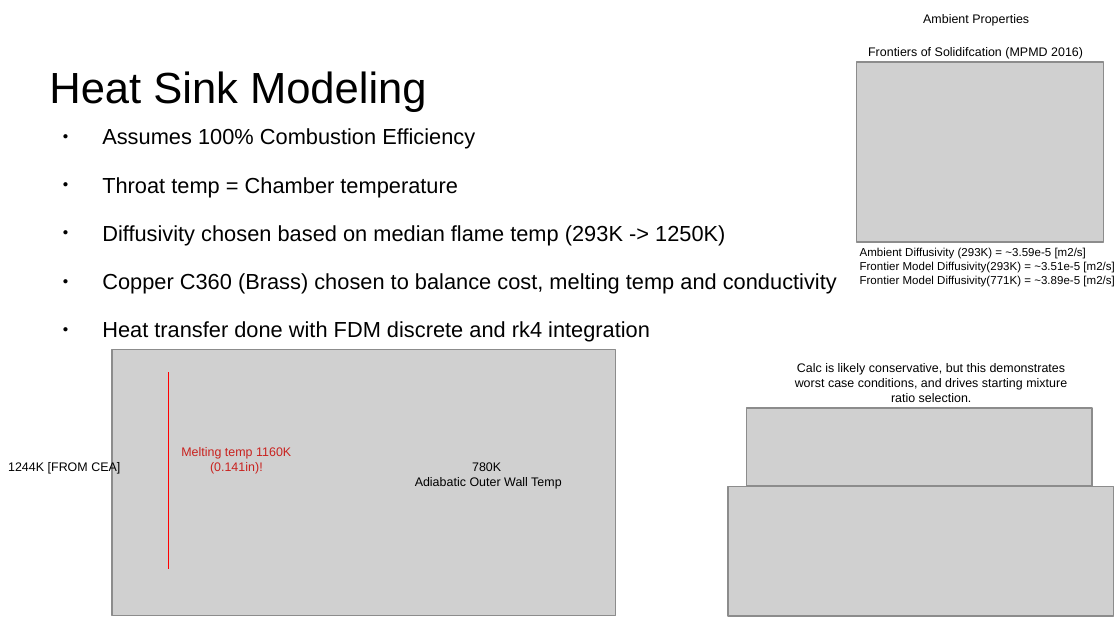
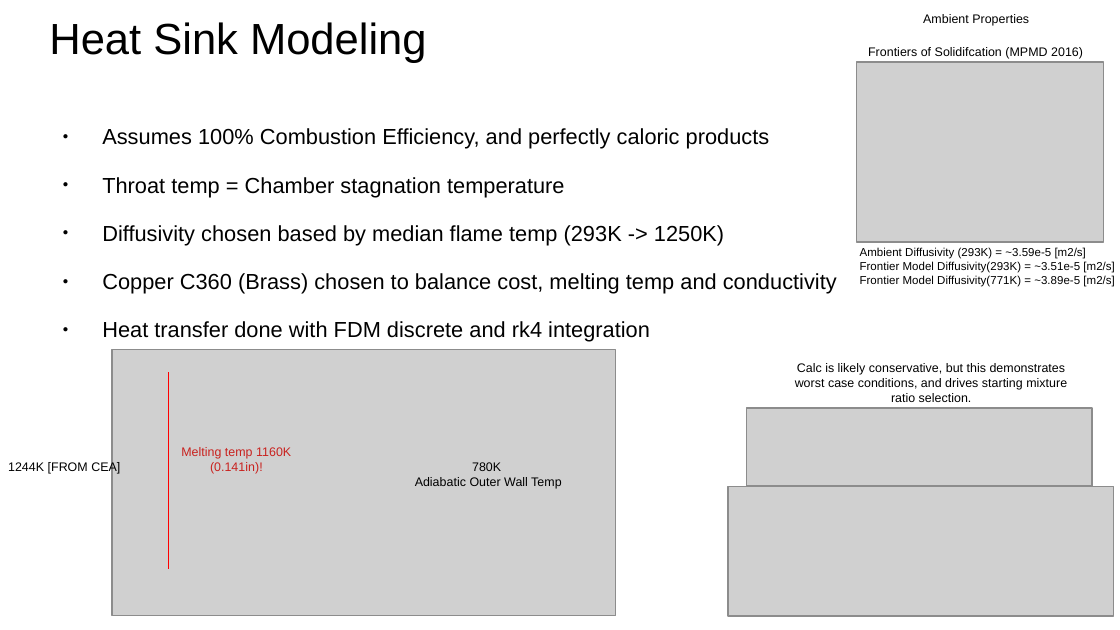
Before and after one commit to ControlSoup/Thrusty, a slide deck: slide 6 of projects/nitrious_engine/presentations/Review.odp. Drawn at 1120x630 pixels with LibreOffice and Linux fonts; fonts in the diff are those of the drawing; grey boxes stand for pictures. Boxes give left, top, right and bottom in pixels: in the first picture for what was removed or moved away, otherwise in the second. Text is boxed around its words. In the diff, an @@ line names an element or a change of style, - is before the commit and + after.

```diff
--- a/projects/nitrious_engine/presentations/Review.odp
+++ b/projects/nitrious_engine/presentations/Review.odp
@@ title "Heat Sink Modeling": place and size @@
-title "Heat Sink Modeling" at [49,71,427,112]
+title "Heat Sink Modeling" at [49,22,427,63]
@@ text at [102,128,770,246]: text changed @@
-● Assumes 100% Combustion Efficiency
-● Throat temp = Chamber temperature
-● Diffusivity chosen based on median flame temp (293K -> 1250K)
+● Assumes 100% Combustion Efficiency, and perfectly caloric products
+● Throat temp = Chamber stagnation temperature
+● Diffusivity chosen based by median flame temp (293K -> 1250K)
```
Also in this commit, not shown: 5 other slides changed, 1 slide added, 1 slide removed, 22 other files.
